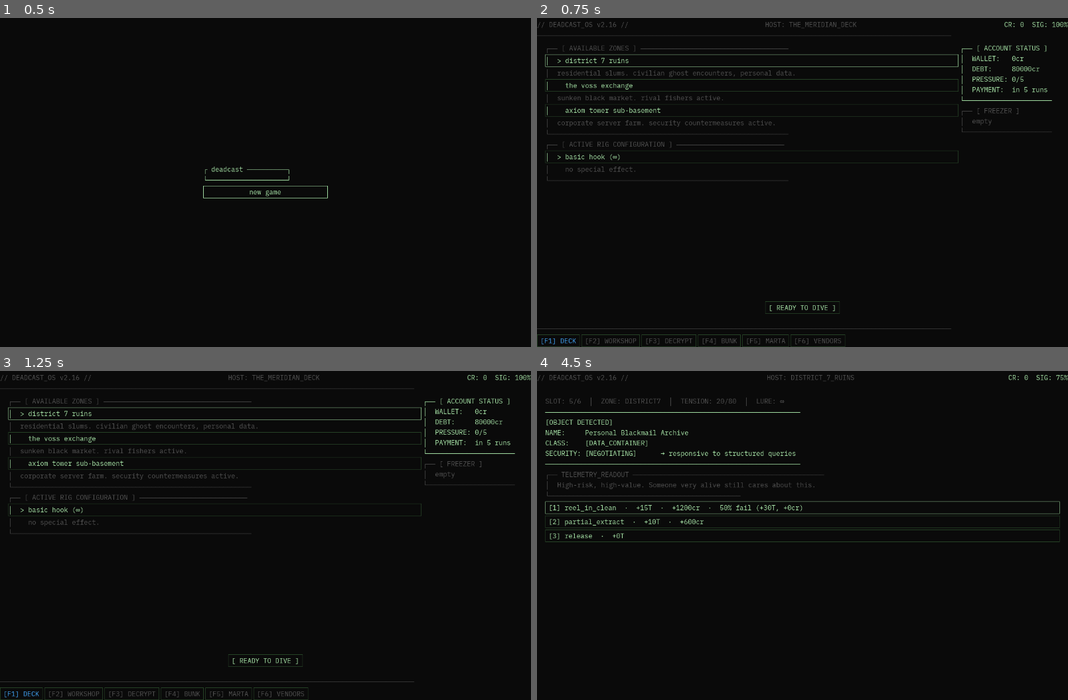
Above: before the commit, frames 1-4 (two rows, left to right).
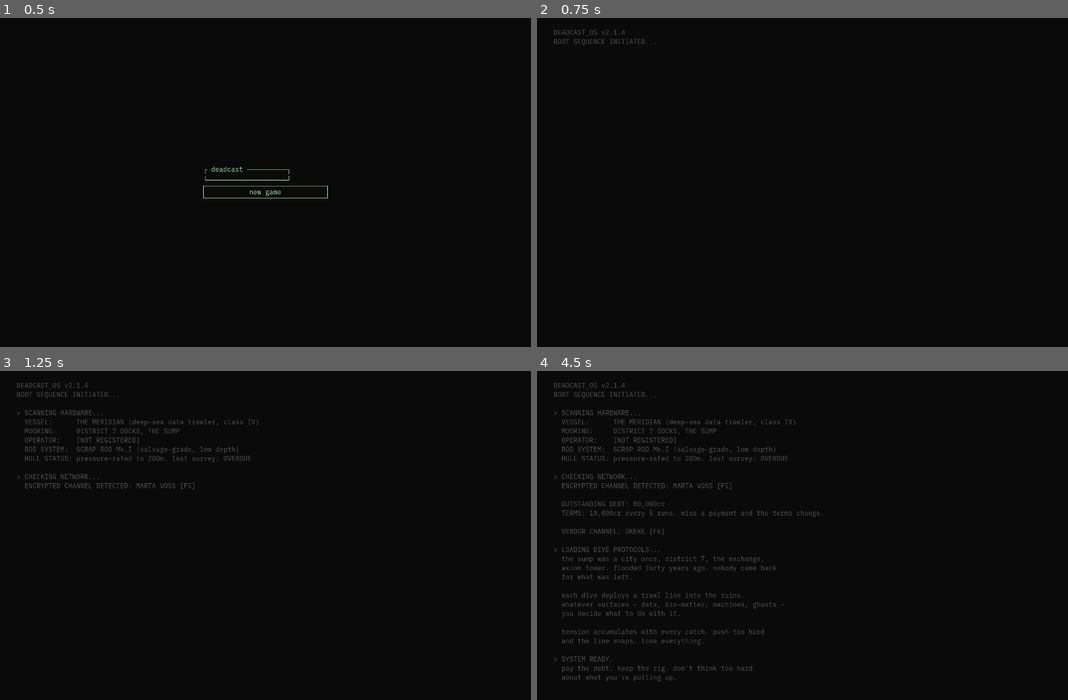
Above: after the commit, the same moments.

Repository: Teeohbee/deadcast
Game: Godot game, scene res://scenes/title_screen/TitleScreen.tscn
Two runs of this game, one before a commit and one after it. Both use one fixed random seed, a clock stepped at 60 frames per second and the inputs below.
Inputs (mouse positions are in pixels of both pictures, inside the frame that each line leads up to):
- Up to frame 1 (0.5 s): no input
- Up to frame 2 (0.75 s): click "new game" at 0.5 s
- Up to frame 3 (1.25 s): no input
- Up to frame 4 (4.5 s): click (802, 660) at 1.25 s, where only the run before the commit has a clickable "[ READY TO DIVE ]"; click (802, 509) at 2 s, where only the run before the commit has a clickable "[1] reel_in · +15T · +800cr"; click (802, 509) at 2.75 s, where only the run before the commit has a clickable "[1] listen · +0T"; click (802, 522) at 3.5 s, where only the run before the commit has a clickable "[2] skim_&_release · +5T · +3…"; click (802, 509) at 4.25 s, where only the run before the commit has a clickable "[1] record_fragment · +0T · +…"

Frame 1 is identical in both runs. In frame 2, 4.1% of the frame differs, in the area x 0-100%, y 1-100%; in frame 3, 4.8%; in frame 4, 5.9%, in the area x 0-100%, y 1-95%.

Commit message:
feat: route new game through boot sequence

Diff:
--- a/scenes/title_screen/TitleScreen.gd
+++ b/scenes/title_screen/TitleScreen.gd
@@ -52,11 +52,11 @@
 		$VBoxContainer/ConfirmPanel/HBoxContainer/YesButton.grab_focus()
 	else:
 		GameState.new_game()
-		get_tree().change_scene_to_file("res://scenes/AppShell.tscn")
+		get_tree().change_scene_to_file("res://scenes/boot/BootSequence.tscn")
 
 func _on_confirm_yes() -> void:
 	GameState.new_game()
-	get_tree().change_scene_to_file("res://scenes/AppShell.tscn")
+	get_tree().change_scene_to_file("res://scenes/boot/BootSequence.tscn")
 
 func _on_confirm_no() -> void:
 	confirm_panel.visible = false
